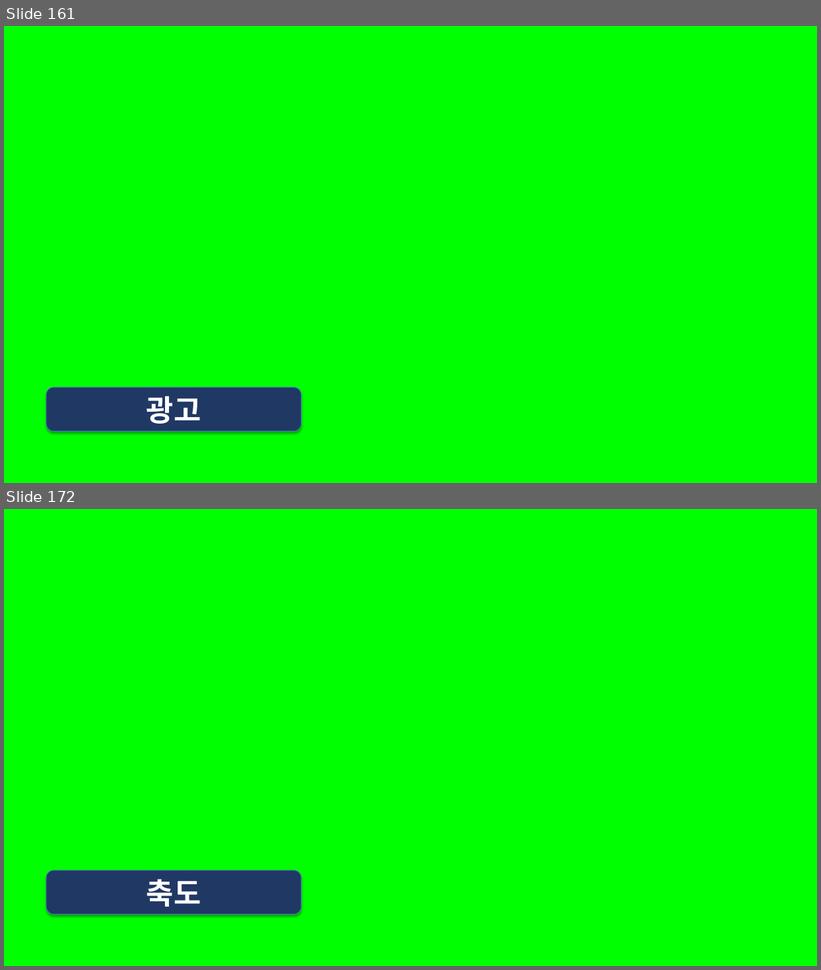
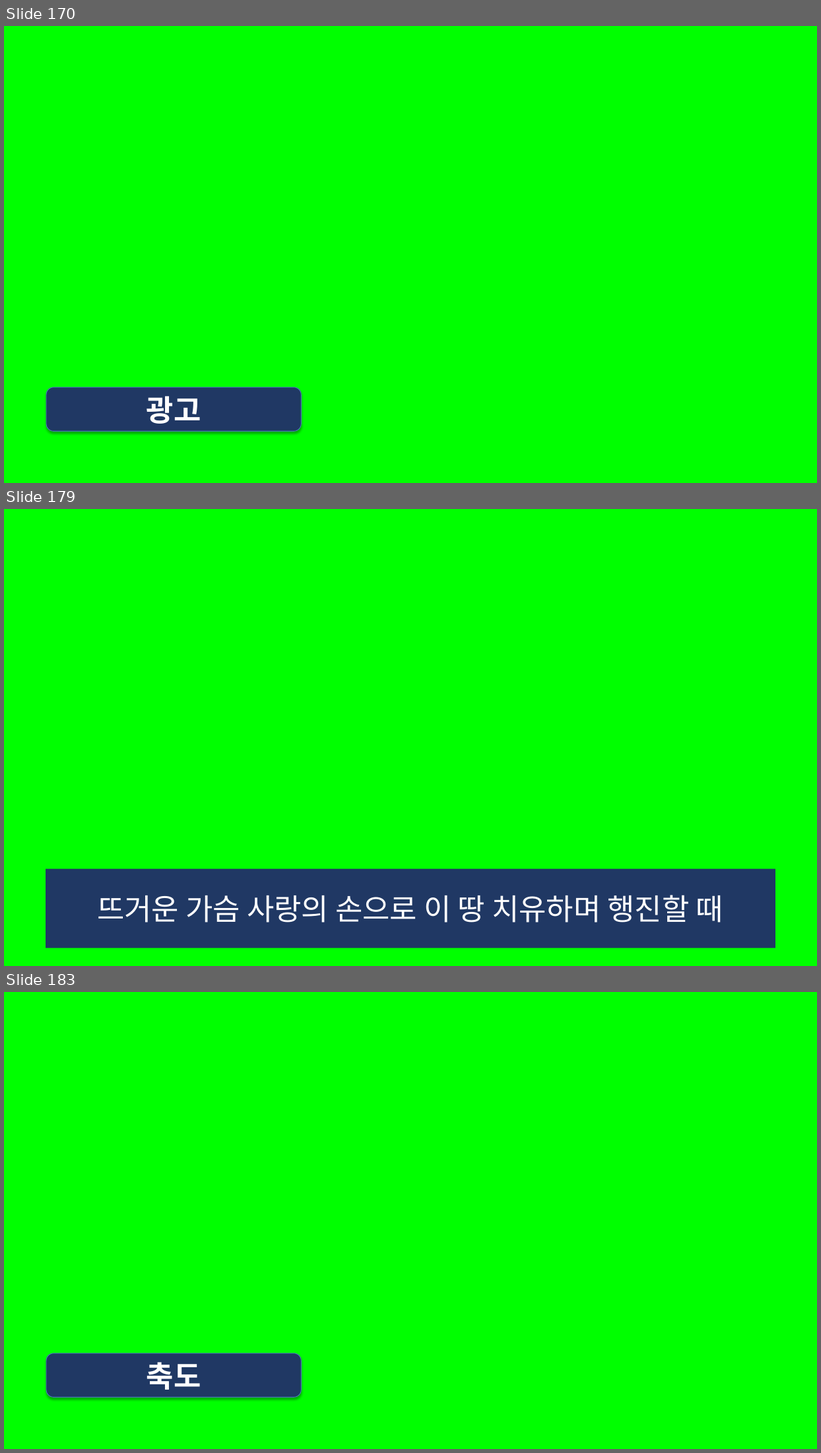
Before and after one commit to whizsavvy/evergreen_church, a slide deck: 2026-02-21_늘푸른교회_.pptx. Shown one above the other, each under a label of ours: slides 161 and 172 before the commit, slides 170, 179 and 183 after it; the slides between them are not shown. The pictures are 821x970 and 821x1453 pixels, drawn with LibreOffice and Linux fonts; fonts in the diff are those of the drawing. Boxes give left, top, right and bottom in pixels: in the first picture for what was removed or moved away, otherwise in the second. Text is boxed around its words. In the diff, an @@ line names an element or a change of style, - is before the commit and + after.

```diff
--- a/2026-02-21_늘푸른교회_.pptx
+++ b/2026-02-21_늘푸른교회_.pptx
@@ slide 179 added at (4, 509, 817, 966), background #00FF00 @@
@@ rectangle added at (46, 869, 776, 949), fill #203864, 35 pt, text #FFFFFF @@
+뜨거운 가슴 사랑의 손으로 이 땅 치유하며 행진할 때
@@ what was slide 161 is now slide 170 @@
@@ what was slide 172 is now slide 183 @@
```
Also in this commit, not shown: 10 other slides added.
